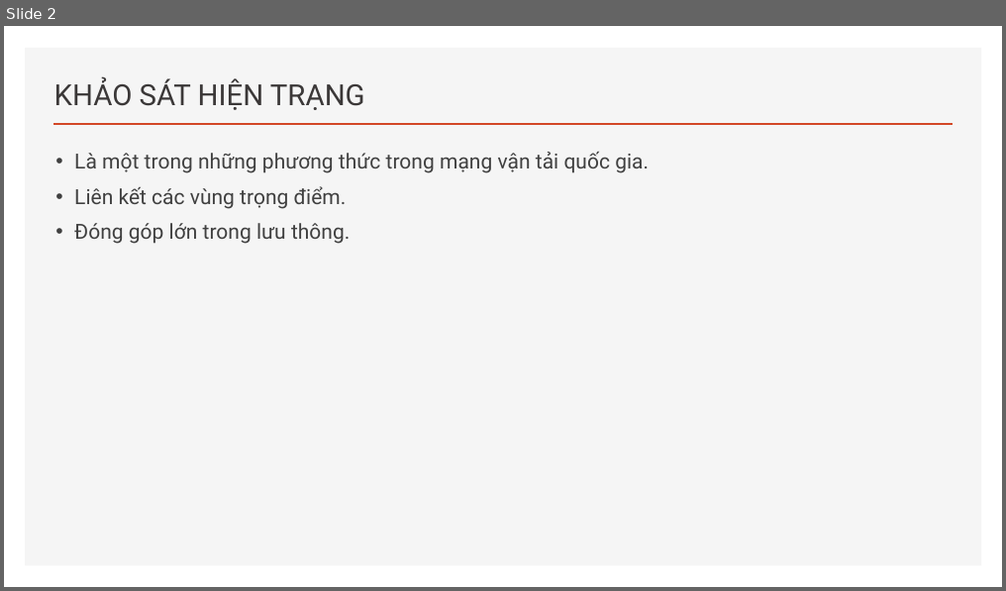
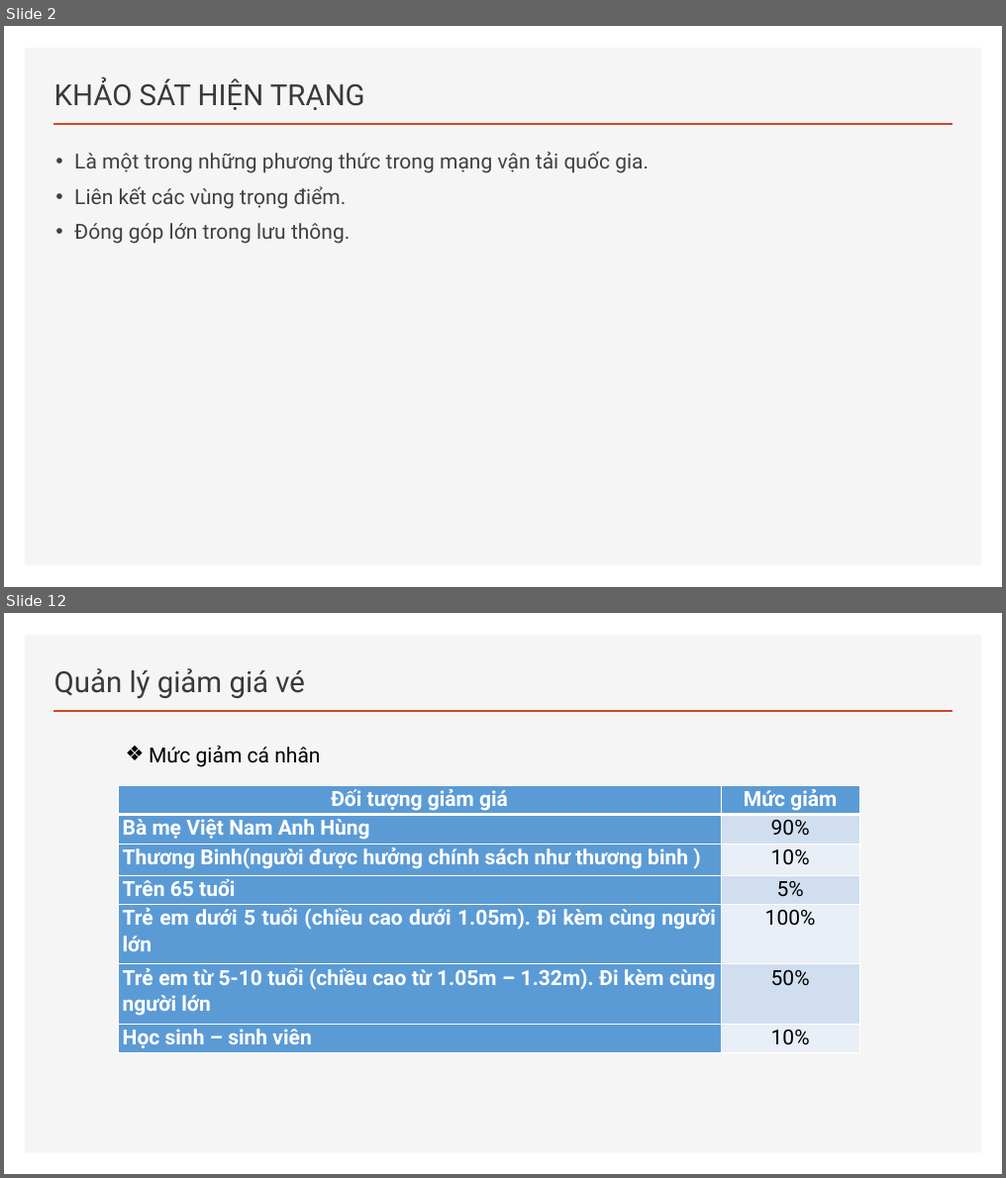
Before and after one commit to hiepatk99/CSDL_PT, a slide deck: 1-BC1-P8.pptx. Shown one above the other, each under a label of ours: slide 2 before the commit, slides 2 and 12 after it; the slides between them are not shown. The pictures are 1006x591 and 1006x1178 pixels, drawn with LibreOffice and Linux fonts; fonts in the diff are those of the drawing. Boxes give left, top, right and bottom in pixels: in the first picture for what was removed or moved away, otherwise in the second. Text is boxed around its words. In the diff, an @@ line names an element or a change of style, - is before the commit and + after.

```diff
--- a/1-BC1-P8.pptx
+++ b/1-BC1-P8.pptx
@@ slide 12 added at [4, 613, 1002, 1174], background #FFFFFF; not listed: 2 template elements that a slide beside it also shows @@
@@ title added at [54, 668, 305, 699], 28 pt, text #3B3838 @@
+Quản lý giảm giá vé
@@ text added at [149, 746, 320, 767], 20 pt, text #000000 @@
+❖ Mức giảm cá nhân
@@ table added at [118, 785, 859, 1073], 7 rows, 2 columns @@
+Đối tượng giảm giá | Mức giảm
+Bà mẹ Việt Nam Anh Hùng | 90%
+Thương Binh(người được hưởng chính sách như thương binh ) | 10%
+Trên 65 tuổi | 5%
+Trẻ em dưới 5 tuổi (chiều cao dưới 1.05m). Đi kèm cùng người lớn | 100%
+Trẻ em từ 5-10 tuổi (chiều cao từ 1.05m – 1.32m). Đi kèm cùng người lớn | 50%
+Học sinh – sinh viên | 10%
```
Also in this commit, not shown: 5 slides changed, 8 other slides added, 3 slides removed.
